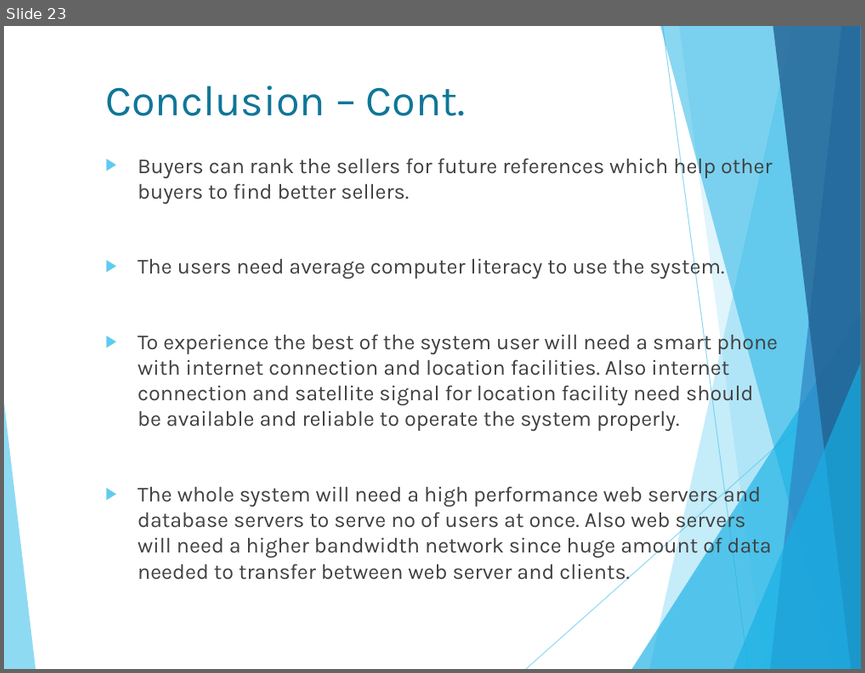
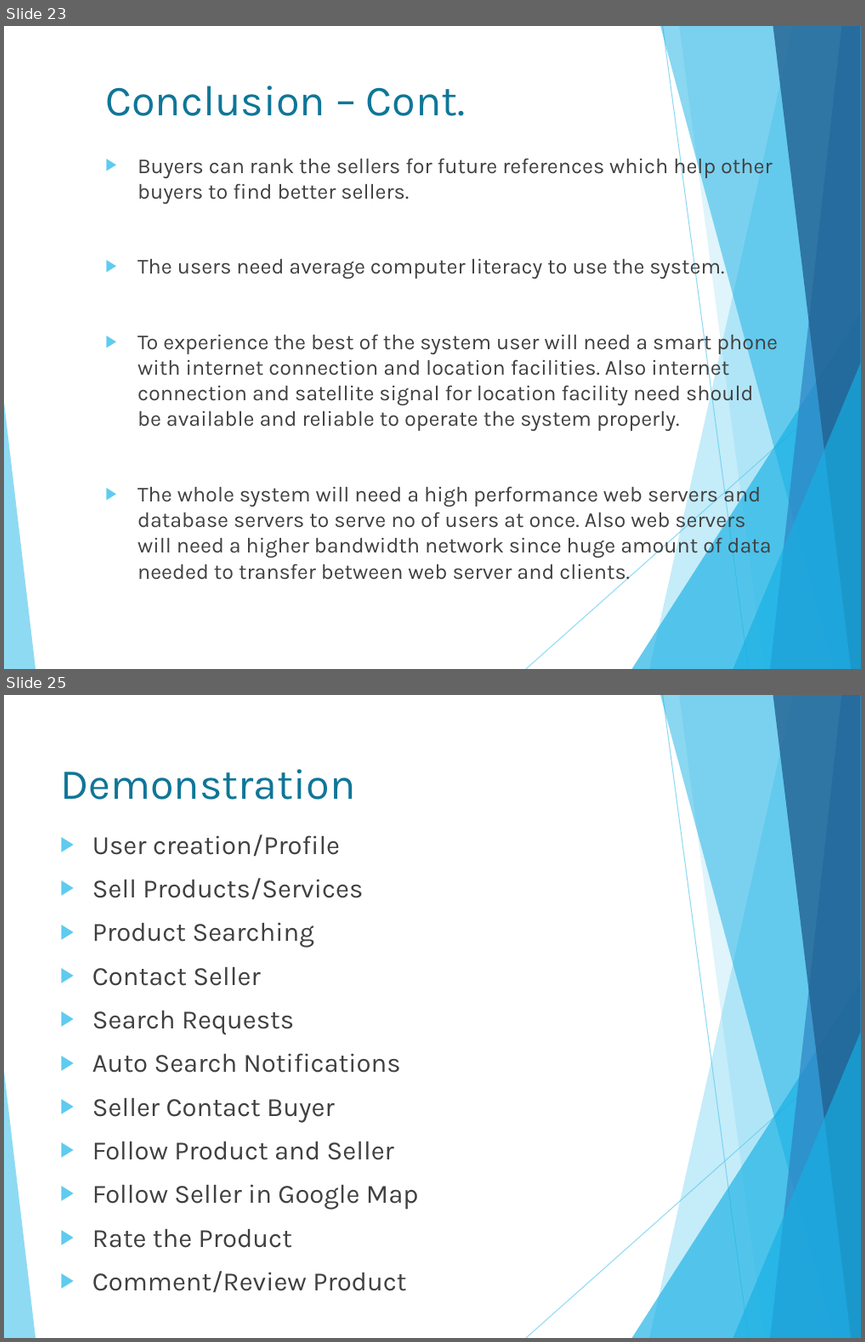
Before and after one commit to isurudewasurendra/SappuSavari, a slide deck: documentation/Location Based Mobile Marketing System.pptx. Shown one above the other, each under a label of ours: slide 23 before the commit, slides 23 and 25 after it; the slides between them are not shown. The pictures are 865x673 and 865x1342 pixels, drawn with LibreOffice and Linux fonts; fonts in the diff are those of the drawing. Boxes give left, top, right and bottom in pixels: in the first picture for what was removed or moved away, otherwise in the second. Text is boxed around its words. In the diff, an @@ line names an element or a change of style, - is before the commit and + after.

Commit message:
dd

```diff
--- a/documentation/Location Based Mobile Marketing System.pptx
+++ b/documentation/Location Based Mobile Marketing System.pptx
@@ slide 25 added at [4,695,861,1338], background #FFFFFF; not listed: 10 template elements that a slide beside it also shows @@
@@ title added at [60,769,355,800], 36 pt, text #0F7698 @@
+Demonstration
@@ text added at [92,834,419,1247], 22.2 pt, text #404040 @@
+▶ User creation/Profile
+▶ Sell Products/Services
+▶ Product Searching
+▶ Contact Seller
+▶ Search Requests
+▶ Auto Search Notifications
+▶ Seller Contact Buyer
+▶ Follow Product and Seller
+▶ Follow Seller in Google Map
+▶ Rate the Product
+▶ Comment/Review Product
```
Also in this commit, not shown: 2 other slides added.
